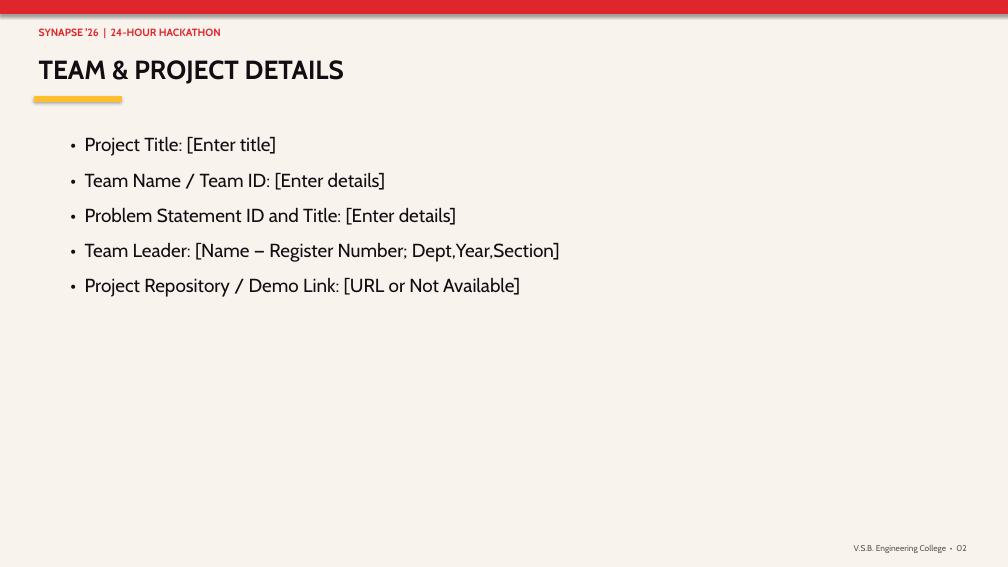
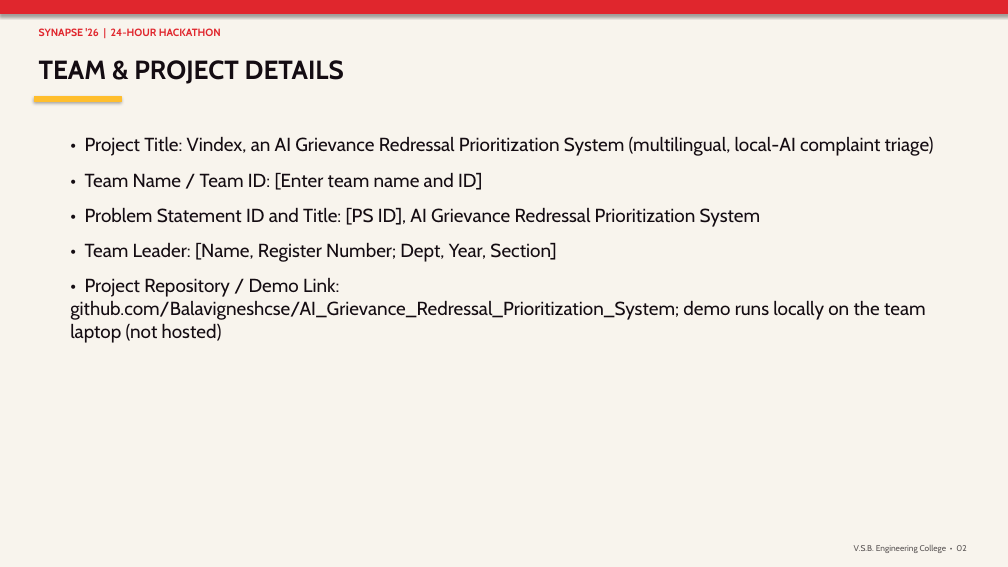
Before and after one commit to Balavigneshcse/AI_Grievance_Redressal_Prioritization_System, a slide deck: slide 2 of docs/sample.pptx. Drawn at 1008x567 pixels with LibreOffice and Linux fonts; fonts in the diff are those of the drawing. Boxes give left, top, right and bottom in pixels: in the first picture for what was removed or moved away, otherwise in the second. Text is boxed around its words. In the diff, an @@ line names an element or a change of style, - is before the commit and + after.

Commit message:
Deck: title and team-details slides filled with project title, problem statement and repo link

```diff
--- a/docs/sample.pptx
+++ b/docs/sample.pptx
@@ text at [70,137,934,343]: text changed @@
-• Project Title: [Enter title]
-• Team Name / Team ID: [Enter details]
-• Problem Statement ID and Title: [Enter details]
-• Team Leader: [Name — Register Number; Dept,Year,Section]
-• Project Repository / Demo Link: [URL or Not Available]
+• Project Title: Vindex, an AI Grievance Redressal Prioritization System (multilingual, local-AI complaint triage)
+• Team Name / Team ID: [Enter team name and ID]
+• Problem Statement ID and Title: [PS ID], AI Grievance Redressal Prioritization System
+• Team Leader: [Name, Register Number; Dept, Year, Section]
+• Project Repository / Demo Link: github.com/Balavigneshcse/AI_Grievance_Redressal_Prioritization_System; demo runs locally on the team laptop (not hosted)
```
Also in this commit, not shown: 1 other slide changed.
